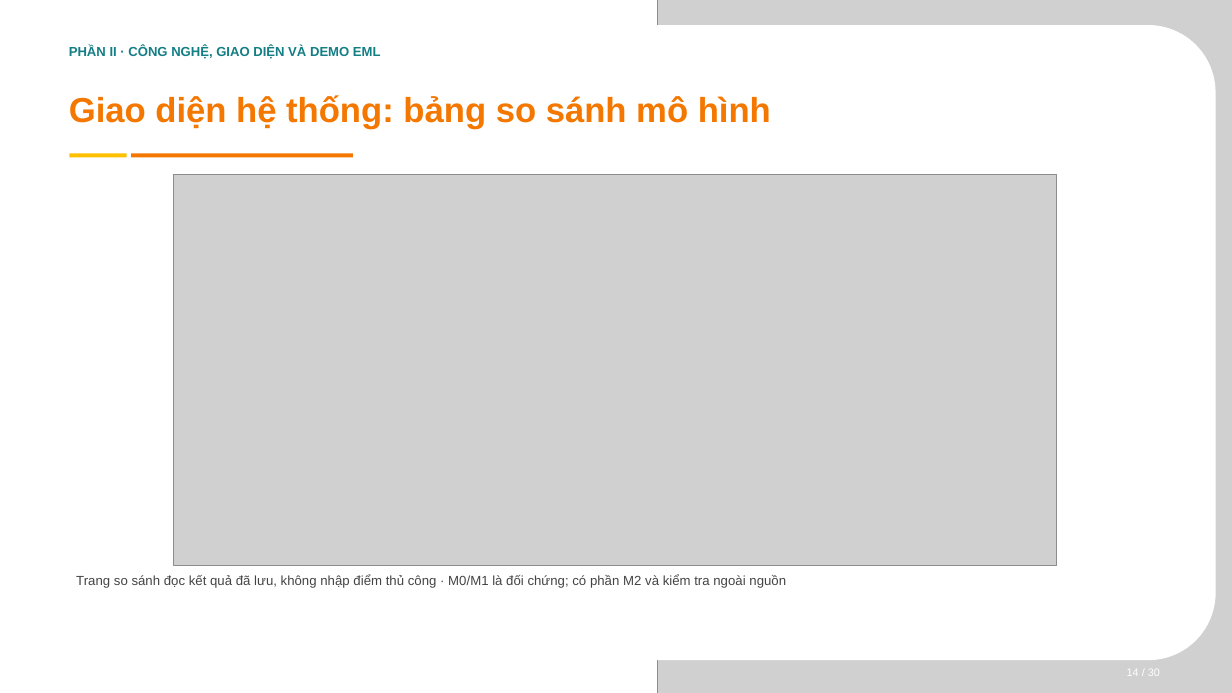
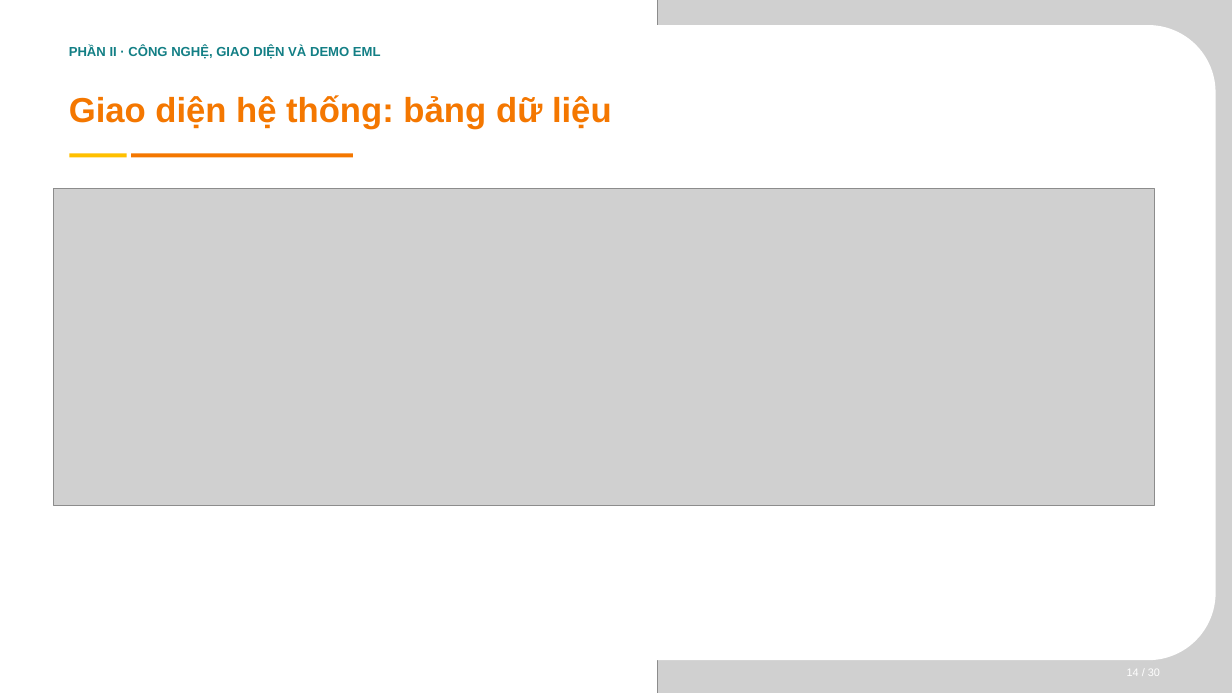
Before and after one commit to phat230/LAB_AT_BMHTTT, a slide deck: slide 5 of LAB6/BC_giau_ky_DT124/slide báo cáo/SLIDE_BAO_CAO_DT124.pptx (slide 7 before the commit). Drawn at 1232x693 pixels with LibreOffice and Linux fonts; fonts in the diff are those of the drawing; grey boxes stand for pictures; background and template pictures are left out. Boxes give left, top, right and bottom in pixels: in the first picture for what was removed or moved away, otherwise in the second. Text is boxed around its words. In the diff, an @@ line names an element or a change of style, - is before the commit and + after.

```diff
--- a/LAB6/BC_giau_ky_DT124/slide báo cáo/SLIDE_BAO_CAO_DT124.pptx
+++ b/LAB6/BC_giau_ky_DT124/slide báo cáo/SLIDE_BAO_CAO_DT124.pptx
@@ text at (69,95,612,129): text changed @@
-Giao diện hệ thống: bảng so sánh mô hình
+Giao diện hệ thống: bảng dữ liệu
@@ picture: place and size @@
-picture at (174,175,1057,566)
+picture at (54,189,1155,505)
@@ text removed at (76,575,786,588) @@
-Trang so sánh đọc kết quả đã lưu, không nhập điểm thủ công · M0/M1 là đối chứng; có phần M2 và kiểm tra ngoài nguồn
```
Also in this commit, not shown: 6 other slides changed, 1 slide added, 7 slides removed, 36 other files.
